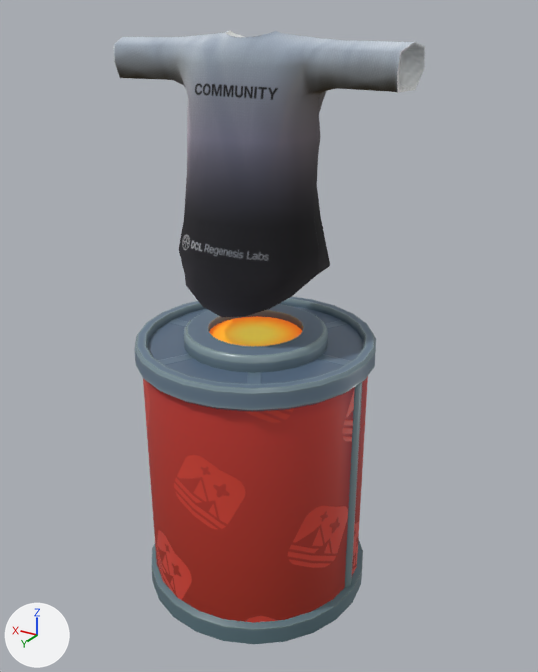
One commit to the glTF model reward-claim/models/dispenser/Dispenser.glb: the scene before it, then after it.
Both versions are drawn from a 50 mm lens placed at (-1.48, 2.37, 2.36), pointed at (0.01, -0.13, 1.11). Every picture has the same lights, and +X, +Y and +Z are marked at lower left. Objects named as collision shapes, trigger or cutter boxes, shadow casters or lower levels of detail are left out. Where no turn or scale is listed for an object, it has been applied to the vertices.

Names of what the first picture shows: 'Dispenser', 'REGENLABS_M'.
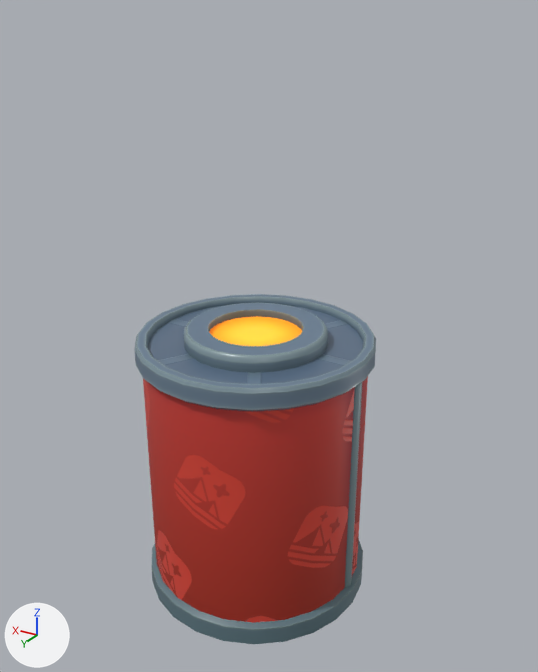
Where the change shows, as pixel boxes (x1, y1, x2, y2) in the pictures (538 x 672 px):
'REGENLABS_M', deleted: before (114, 30, 425, 317)

Diff of the bpy script that builds the scene:
```diff
--- a/reward-claim/models/dispenser/Dispenser.glb.py
+++ b/reward-claim/models/dispenser/Dispenser.glb.py
@@ ob_regenlabs_m @@
-ob_regenlabs_m = bpy.data.objects.new('REGENLABS_M', me_m_ubody_basemesh_mesh_008)
-ob_regenlabs_m.location = (-0.003, 0.004, 1.977)
```
